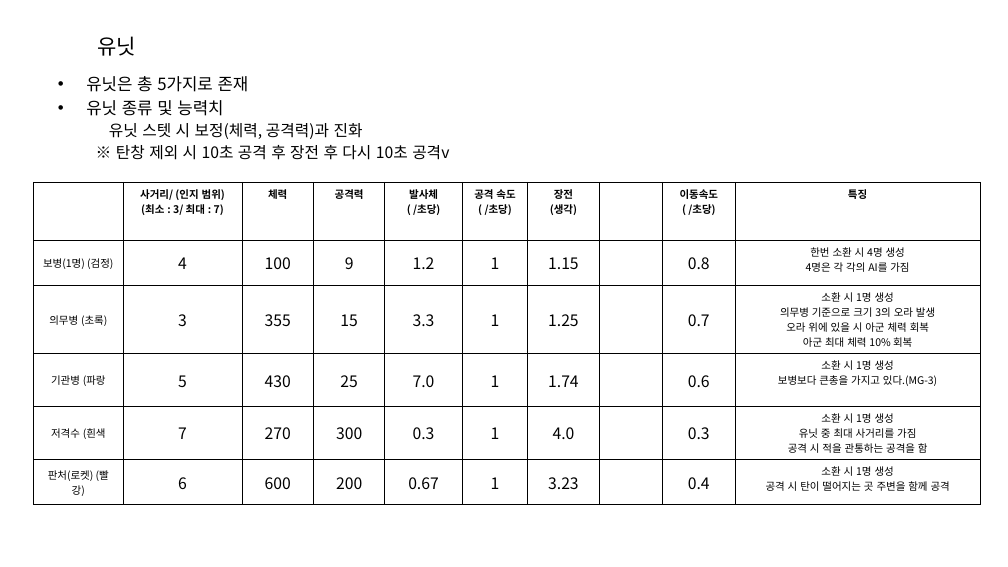
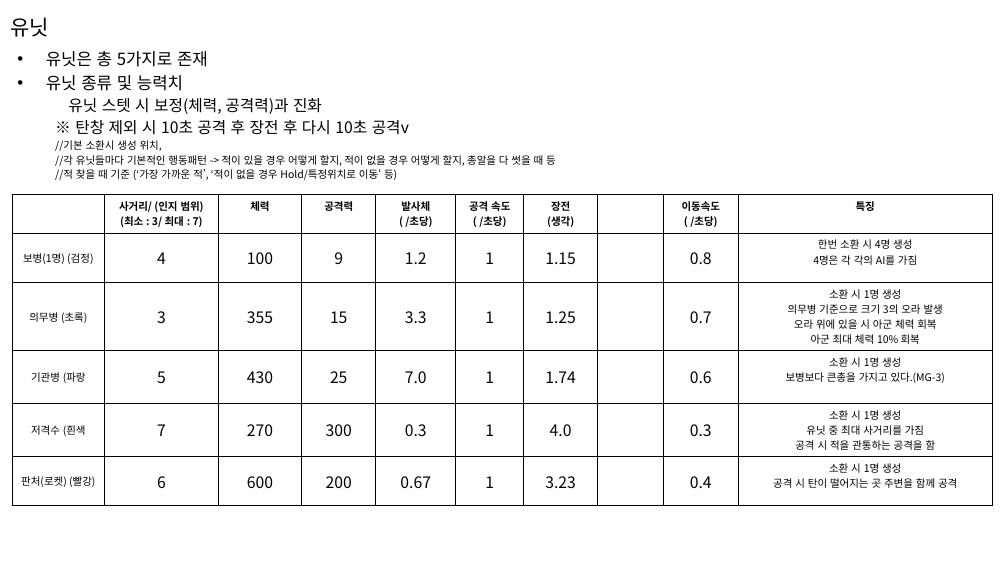
Before and after one commit to JeonJohnson/BICTestRepository, a slide deck: slide 5 of 기획파일/디펜스 게임 (프로토 타입 기획서)1.pptx. Drawn at 1008x567 pixels with LibreOffice and Linux fonts; fonts in the diff are those of the drawing. Boxes give left, top, right and bottom in pixels: in the first picture for what was removed or moved away, otherwise in the second. Text is boxed around its words. In the diff, an @@ line names an element or a change of style, - is before the commit and + after.

```diff
--- a/기획파일/디펜스 게임 (프로토 타입 기획서)1.pptx
+++ b/기획파일/디펜스 게임 (프로토 타입 기획서)1.pptx
@@ title "유닛": place and size @@
-title "유닛" at (97,36,136,56)
+title "유닛" at (10,17,49,37)
@@ title "유닛" at (10,17,49,37): alignment centre to left @@
@@ text "유닛은 총 5가지로 존재": place and size @@
-text "유닛은 총 5가지로 존재" at (86,76,449,160)
+text "유닛은 총 5가지로 존재" at (46,51,556,180)
@@ text at (55,140,556,180): paragraphs added @@
+  //기본 소환시 생성 위치,
+  //각 유닛들마다 기본적인 행동패턴 -> 적이 있을 경우 어떻게 할지, 적이 없을 경우 어떻게 할지, 총알을 다 썻을 때 등
+  //적 찾을 때 기준 (‘가장 가까운 적’, ‘적이 없을 경우 Hold/특정위치로 이동‘ 등)
@@ table: place and size @@
-table at (34,182,979,500)
+table at (12,194,993,498)
```
Also in this commit, not shown: 3 other slides changed, 5 other files.
